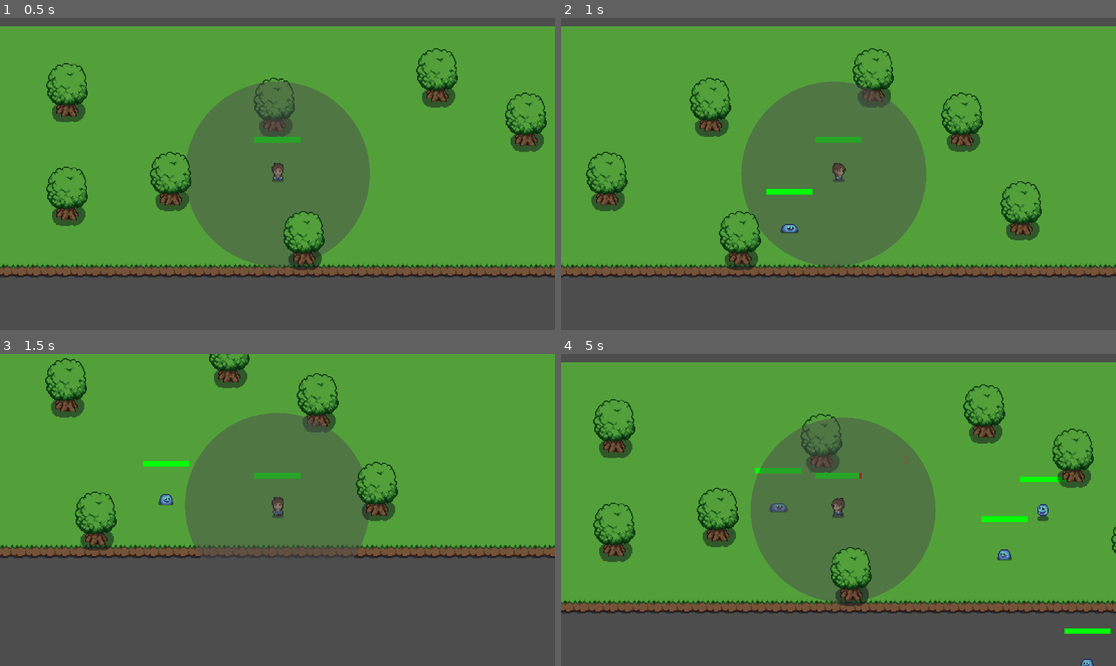
Above: before the commit, frames 1-4 (two rows, left to right).
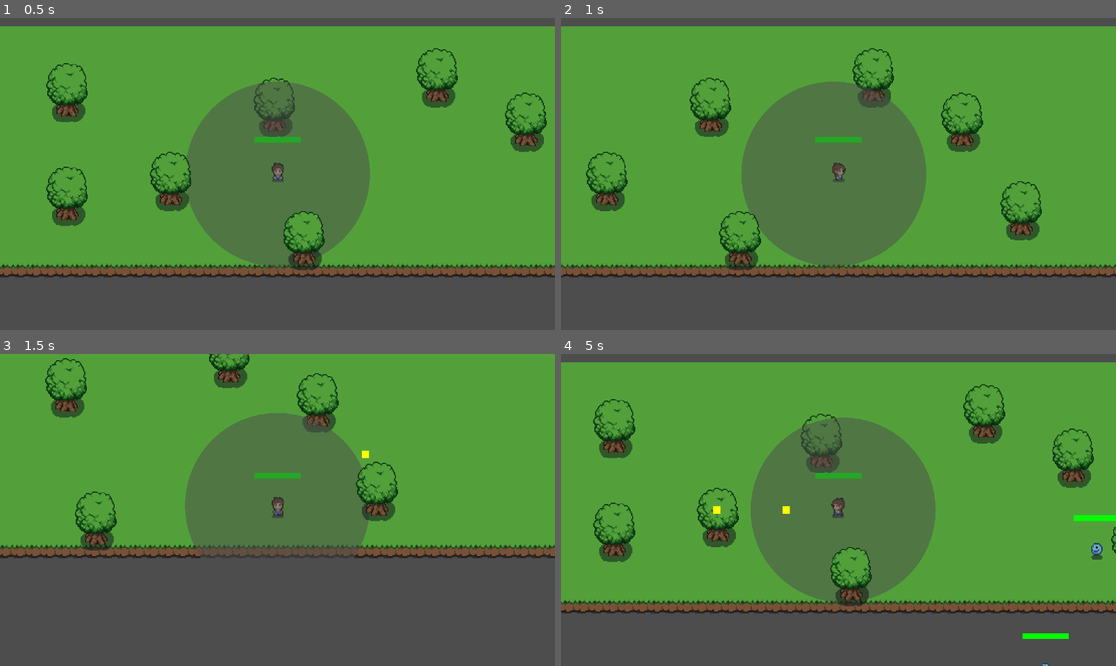
Above: after the commit, the same moments.

Repository: lujack88/survivor_game_clone
Game: Godot game, scene res://scenes/world.tscn
Same seed, same stepped clock (60 frames per second), same inputs: the game is played once before the commit and once after it.
Inputs:
- Up to frame 1 (0.5 s): no input
- Up to frame 2 (1 s): tap Enter (ui_accept) at 0.5, 0.6, 0.77 s; hold D (move_right) from 0.53 s (still down)
- Up to frame 3 (1.5 s): tap Enter (ui_accept) at 1.07, 1.35 s; release D (move_right) at 1.28 s; hold S (move_down) from 1.28 s (still down)
- Up to frame 4 (5 s): tap Enter (ui_accept) at 1.52, 1.82, 2.1, 2.85, 3.02, 3.32, 3.6, 3.77, 4.07, 4.35, 4.52, 4.82 s; release S (move_down) at 2.03 s; hold D (move_right) 2.03-2.78 s; hold W (move_up) 2.78-3.53 s; hold A (move_left) from 3.53 s (still down)

Frame 1 is identical in both runs. In frame 2, 0.3% of the frame differs, in the area x 36-46%, y 54-70%; in frame 3, 0.3%; in frame 4, 1.4%, in the area x 27-100%, y 32-100%.

Commit message:
added projectile weapon, levelling system, tweaking spawner rates

Diff:
--- a/scenes/world.tscn
+++ b/scenes/world.tscn
@@ -272,7 +272,6 @@
 
 [node name="World" type="Node2D"]
 script = ExtResource("1_qfnet")
-spawn_interval = 1.0
 
 [node name="TileMapLayer" type="TileMapLayer" parent="."]
 tile_map_data = PackedByteArray("AADm//f/AAACAAUAAADm//j/AAACAAUAAADm//n/AAACAAUAAADm//r/AAACAAUAAADm//v/AAACAAUAAADm// …(17872 unchanged characters)…
--- /dev/null
+++ b/scripts/LevelSystem.gd
@@ -0,0 +1,148 @@
+extends Node
+
+class_name LevelSystem
+
+# XP and Level properties
+@export var current_xp: int = 0
+@export var current_level: int = 1
+@export var xp_per_kill: int = 5
+
+# XP requirements - Diablo 3 style (exponential growth)
+var xp_requirements = []
+
+# XP Bar UI elements
+var xp_bar_background: ColorRect
+var xp_bar_fill: ColorRect
+var xp_bar_container: Control
+var xp_text: Label
+
+func _ready():
+	# Initialize XP requirements (Diablo 3 style)
+	initialize_xp_requirements()
+
+	# Create XP bar UI
+	create_xp_bar()
+
+func initialize_xp_requirements():
+	# Level 1: 25 XP, then exponential growth
+	# Formula: base_xp * (level^1.5) for smooth progression
+	var base_xp = 25
+	for level in range(1, 100):  # Support up to level 100
+		var required_xp = int(base_xp * pow(level, 1.5))
+		xp_requirements.append(required_xp)
+
+func get_xp_for_next_level() -> int:
+	if current_level >= xp_requirements.size():
+		return 0  # Max level reached
+	return xp_requirements[current_level - 1]
+
+func get_xp_progress() -> float:
+	var current_level_xp = get_xp_for_next_level()
+	if current_level_xp == 0:
+		return 1.0  # Max level
+
+	var previous_level_xp = 0
+	if current_level > 1:
+		previous_level_xp = xp_requirements[current_level - 2]
+
+	var xp_needed = current_level_xp - previous_level_xp
+	var xp_earned = current_xp - previous_level_xp
+
+	return float(xp_earned) / float(xp_needed)
+
+func add_xp(amount: int):
+	current_xp += amount
+	print("Gained ", amount, " XP! Total: ", current_xp)
+	update_xp_bar()
+
+	# Check for level up
+	check_level_up()
+
+func check_level_up():
+	var required_xp = get_xp_for_next_level()
+
+	while current_xp >= required_xp and required_xp > 0:
+		level_up()
+		required_xp = get_xp_for_next_level()
+
+func level_up():
+	current_level += 1
+	print("LEVEL UP! You are now level ", current_level)
+
+	# Show level up effect
+	show_level_up_effect()
+
+	# Update XP bar
+	update_xp_bar()
+
+func show_level_up_effect():
+	# Create level up text
+	var level_text = Label.new()
+	level_text.text = "LEVEL UP! " + str(current_level)
+	level_text.add_theme_font_size_override("font_size", 24)
+	level_text.modulate = Color.GOLD
+
+	# Position above player
+	var player_pos = Player.global_position_ref
+	level_text.position = player_pos + Vector2(-50, -60)
+
+	# Add to scene
+	get_tree().current_scene.add_child(level_text)
+
+	# Animate and remove after 2 seconds
+	var tween = create_tween()
+	tween.tween_property(level_text, "position", level_text.position + Vector2(0, -50), 2.0)
+	tween.tween_property(level_text, "modulate", Color.TRANSPARENT, 2.0)
+	tween.tween_callback(level_text.queue_free)
+
+func create_xp_bar():
+	# Create main container for the XP bar
+	xp_bar_container = Control.new()
+	xp_bar_container.set_anchors_and_offsets_preset(Control.PRESET_TOP_LEFT)
+	xp_bar_container.position = Vector2(-50, -60)  # Position above HP bar
+	xp_bar_container.size = Vector2(100, 8)
+	get_tree().current_scene.add_child(xp_bar_container)
+
+	# Create background (dark for unfilled XP)
+	xp_bar_background = ColorRect.new()
+	xp_bar_background.color = Color(0.2, 0.2, 0.2, 0.8)
+	xp_bar_background.size = Vector2(100, 8)
+	xp_bar_background.position = Vector2.ZERO
+	xp_bar_container.add_child(xp_bar_background)
+
+	# Create foreground (blue for current XP)
+	xp_bar_fill = ColorRect.new()
+	xp_bar_fill.color = Color(0.2, 0.6, 1.0, 0.9)
+	xp_bar_fill.size = Vector2(100, 8)
+	xp_bar_fill.position = Vector2.ZERO
+	xp_bar_container.add_child(xp_bar_fill)
+
+	# Create XP text
+	xp_text = Label.new()
+	xp_text.text = "XP: " + str(current_xp) + " / " + str(get_xp_for_next_level())
+	xp_text.position = Vector2(-50, -75)
+	xp_text.add_theme_font_size_override("font_size", 12)
+	xp_text.modulate = Color.WHITE
+	get_tree().current_scene.add_child(xp_text)
+
+func update_xp_bar():
+	if not xp_bar_fill or not xp_text:
+		return
+
+	# Update XP bar fill
+	var progress = get_xp_progress()
+	xp_bar_fill.size.x = 100 * progress
+
+	# Update XP text
+	var next_level_xp = get_xp_for_next_level()
+	if next_level_xp == 0:
+		xp_text.text = "XP: " + str(current_xp) + " (MAX LEVEL)"
+	else:
+		xp_text.text = "XP: " + str(current_xp) + " / " + str(next_level_xp)
+
+func update_xp_bar_position():
+	# Keep XP bar above player
+	if xp_bar_container and xp_text:
+		var player_pos = Player.global_position_ref
+		xp_bar_container.position = player_pos + Vector2(-50, -60)
+		xp_text.position = player_pos + Vector2(-50, -75)
--- a/scripts/entityspawner.gd
+++ b/scripts/entityspawner.gd
@@ -3,31 +3,70 @@
 class_name EntitySpawner
 
 @export var entity_configs: Array[EntityConfig] = []
-@export var spawn_interval: float = 2.0
+@export var initial_spawn_interval: float = 2.0  # Starting spawn rate
 @export var max_entities: int = 10
 @export var spawn_radius: float = 100.0
 
+# ===== EXPONENTIAL SPAWN RATE CONFIGURATION =====
+# Adjust these values to change the spawn rate progression
+@export var spawn_acceleration_factor: float = 0.2  # Lower = faster acceleration (0.1 = very fast, 0.9 = slow)
+@export var minimum_spawn_interval: float = 0.01  # Fastest possible spawn rate
+@export var spawn_rate_update_interval: float = 10.0  # How often to update spawn rate (seconds)
+# ================================================
+
 var current_entities: int = 0
 var spawn_timer: Timer
+var spawn_rate_timer: Timer
+var current_spawn_interval: float
+var game_time: float = 0.0
 
 func _ready():
+	# Initialize current spawn interval
+	current_spawn_interval = initial_spawn_interval
+
+	print("DEBUG: EntitySpawner initializing...")
+	print("DEBUG: entity_configs.size() = ", entity_configs.size())
+	print("DEBUG: max_entities = ", max_entities)
+	print("DEBUG: initial_spawn_interval = ", initial_spawn_interval)
+	print("DEBUG: spawn_acceleration_factor = ", spawn_acceleration_factor)
+	print("DEBUG: minimum_spawn_interval = ", minimum_spawn_interval)
+
+	# Create and configure the spawn timer
 	spawn_timer = Timer.new()
-	spawn_timer.wait_time = spawn_interval
+	spawn_timer.wait_time = current_spawn_interval
 	spawn_timer.timeout.connect(_on_spawn_timer_timeout)
 	spawn_timer.autostart = true
 	add_child(spawn_timer)
 
+	# Create timer to update spawn rate periodically
+	spawn_rate_timer = Timer.new()
+	spawn_rate_timer.wait_time = spawn_rate_update_interval
+	spawn_rate_timer.timeout.connect(_on_spawn_rate_update)
+	spawn_rate_timer.autostart = true
+	add_child(spawn_rate_timer)
+
+	print("EntitySpawner initialized - Initial spawn rate: ", current_spawn_interval, " seconds")
+
+func _process(delta):
+	# Track game time for spawn rate calculations
+	game_time += delta
+
 func _on_spawn_timer_timeout():
+	print("DEBUG: Spawn timer triggered! Current entities: ", current_entities, " Max: ", max_entities, " Configs: ", entity_configs.size())
 	if current_entities < max_entities and entity_configs.size() > 0:
 		spawn_entity()
+	else:
+		print("DEBUG: Not spawning - entities at max or no configs")
 
 func spawn_entity():
 	if entity_configs.is_empty():
+		print("DEBUG: No entity configs available!")
 		return
 
 	# Pick random entity config
 	var random_config = entity_configs[randi() % entity_configs.size()]
 	if not random_config or not random_config.entity_scene:
+		print("DEBUG: Invalid entity config!")
 		return
 
 	# Instance the entity
@@ -43,6 +82,8 @@
 	get_parent().add_child(entity)
 	current_entities += 1
 
+	print("DEBUG: Spawned entity! Total entities: ", current_entities)
+
 	# Connect death signal if it exists
 	if entity.has_signal("died"):
 		entity.died.connect(_on_entity_died)
@@ -50,3 +91,55 @@
 func _on_entity_died():
 	current_entities -= 1
 	current_entities = max(0, current_entities)
+
+func _on_spawn_rate_update():
+	# ===== EXPONENTIAL SPAWN RATE CALCULATION =====
+	# This is where the magic happens - adjust the formula to change progression
+	var time_factor = game_time / 60.0  # Convert to minutes for easier tweaking
+	var new_spawn_interval = initial_spawn_interval * pow(spawn_acceleration_factor, time_factor)
+
+	# Ensure we don't go below minimum spawn rate
+	new_spawn_interval = max(new_spawn_interval, minimum_spawn_interval)
+
+	print("DEBUG: time_factor=", time_factor, " new_interval=", new_spawn_interval, " current_interval=", current_spawn_interval)
+
+	# Update the spawn timer if rate has changed significantly
+	if abs(new_spawn_interval - current_spawn_interval) > 0.01:
+		current_spawn_interval = new_spawn_interval
+		spawn_timer.wait_time = current_spawn_interval
+		spawn_timer.start()  # Restart the timer with new interval
+		print("EntitySpawner rate updated! New interval: ", current_spawn_interval, " seconds (Game time: ", int(game_time), "s)")
+		print("DEBUG: Spawns per minute: ", 60.0 / current_spawn_interval)
+
+# ===== DEBUG/UTILITY FUNCTIONS =====
+# Call these functions to check current spawn rate or reset it
+func get_current_spawn_rate() -> float:
+	return current_spawn_interval
+
+func get_spawns_per_minute() -> float:
+	return 60.0 / current_spawn_interval
+
+func reset_spawn_rate():
+	"""Reset spawn rate to initial value - useful for testing"""
+	current_spawn_interval = initial_spawn_interval
+	spawn_timer.wait_time = current_spawn_interval
+	spawn_timer.start()  # Restart timer
+	game_time = 0.0
+	print("EntitySpawner rate reset to initial value: ", current_spawn_interval, " seconds")
+
+func debug_spawn_calculation():
+	"""Debug function to test spawn rate calculation"""
+	print("=== SPAWN RATE DEBUG ===")
+	print("Game time: ", game_time, " seconds")
+	print("Time factor: ", game_time / 60.0)
+	print("Initial interval: ", initial_spawn_interval)
+	print("Acceleration factor: ", spawn_acceleration_factor)
+
+	var time_factor = game_time / 60.0
+	var calculated_interval = initial_spawn_interval * pow(spawn_acceleration_factor, time_factor)
+	var final_interval = max(calculated_interval, minimum_spawn_interval)
+
+	print("Calculated interval: ", calculated_interval)
+	print("Final interval (with min cap): ", final_interval)
+	print("Spawns per minute: ", 60.0 / final_interval)
+	print("========================")
--- a/scripts/player.gd
+++ b/scripts/player.gd
@@ -22,19 +22,38 @@
 var hp_bar_fill: ColorRect
 var hp_bar_container: Control
 
+# Level System
+var level_system: LevelSystem
+
 # Damage radius visualization
 var damage_radius_circle: Control
 
 # Player state
 var last_direction := Vector2.DOWN  # Default facing down
 
+# Function to get last direction for weapons
+func get_last_direction() -> Vector2:
+	return last_direction
+
+func give_xp(amount: int):
+	if level_system:
+		level_system.add_xp(amount)
+
 # Damage tracking for enemies
 var damaged_enemies = {}  # Dictionary to track damage timers for each enemy
 
 func _ready() -> void:
+	# Add player to group for weapons to find
+	add_to_group("player")
+
 	create_hp_bar()
 	update_hp_bar()
 	#create_damage_radius_circle()
+
+	# Create level system
+	level_system = LevelSystem.new()
+	add_child(level_system)
+
 	# Setup animation
 	if animated_sprite:
 		animated_sprite.play()
@@ -43,10 +62,19 @@
 	garlic_weapon.set_script(load("res://scripts/garlic.gd"))
 	add_child(garlic_weapon)
 
+	# Create and add projectile weapon
+	var projectile_weapon = Node2D.new()
+	projectile_weapon.set_script(load("res://scripts/projectile_weapon.gd"))
+	add_child(projectile_weapon)
+
 
 func _physics_process(_delta: float) -> void:
 	# Update global position reference for other entities
 	global_position_ref = global_position
+
+	# Update XP bar position
+	if level_system:
+		level_system.update_xp_bar_position()
 
 	# Get input vector
 	var input_vector := Vector2(
--- /dev/null
+++ b/scripts/projectile.gd
@@ -0,0 +1,89 @@
+extends CharacterBody2D
+
+class_name Projectile
+
+# Projectile properties
+@export var speed: float = 400.0
+@export var damage: float = 15.0
+@export var lifetime: float = 3.0
+
+var direction: Vector2
+var damage_text_scene = preload("res://scripts/damagetext.gd")
+
+func _ready():
+	# Set up collision detection
+	collision_layer = 0  # Projectile doesn't collide with anything
+	collision_mask = 2   # Detect enemies (layer 1)
+
+	# Create visual representation
+	create_visual()
+
+	# Auto-destroy after lifetime
+	var timer = Timer.new()
+	timer.wait_time = lifetime
+	timer.one_shot = true
+	timer.timeout.connect(_on_lifetime_timeout)
+	add_child(timer)
+	timer.start()
+
+func create_visual():
+	# Create a simple colored circle to represent the projectile
+	var circle = ColorRect.new()
+	circle.size = Vector2(8, 8)
+	circle.position = Vector2(-4, -4)  # Center the circle
+	circle.color = Color.YELLOW
+	add_child(circle)
+
+	# Create collision shape for the projectile
+	var collision_shape = CollisionShape2D.new()
+	var circle_shape = CircleShape2D.new()
+	circle_shape.radius = 4  # Small collision area
+	collision_shape.shape = circle_shape
+	add_child(collision_shape)
+
+func _physics_process(delta):
+	# Move in the set direction
+	velocity = direction * speed
+	move_and_slide()
+
+	# Check for collisions with enemies
+	var collision_count = get_slide_collision_count()
+	if collision_count > 0:
+		print("Projectile collision detected! Count: ", collision_count)
+
+		for i in collision_count:
+			var collision = get_slide_collision(i)
+			var body = collision.get_collider()
+			print("Collided with: ", body.name, " - has take_damage: ", body.has_method("take_damage"))
+
+			# Check if it's an enemy (has take_damage function)
+			if body.has_method("take_damage"):
+				print("Projectile hit: ", body.name, " - dealing ", damage, " damage")
+				# Deal damage (convert to int for slime compatibility)
+				body.take_damage(int(damage))
+
+				# Show damage text
+				show_damage_text(damage)
+
+				# Destroy projectile
+				queue_free()
+				return
+
+func setup_projectile(start_position: Vector2, shoot_direction: Vector2):
+	global_position = start_position
+	direction = shoot_direction.normalized()
+
+	# Rotate projectile to face direction
+	rotation = direction.angle()
+
+	print("Projectile created at: ", start_position, " direction: ", direction)
+
+func show_damage_text(damage_amount: float):
+	var damage_text = Label.new()
+	damage_text.set_script(damage_text_scene)
+	get_parent().add_child(damage_text)
+	var text_position = global_position + Vector2(randf_range(-10, 10), -20)
+	damage_text.setup_damage_text(int(damage_amount), text_position, Color.YELLOW)
+
+func _on_lifetime_timeout():
+	queue_free()
--- /dev/null
+++ b/scripts/projectile_weapon.gd
@@ -0,0 +1,63 @@
+extends Node2D
+
+# Weapon properties
+@export var damage: float = 15.0
+@export var cooldown: float = 0.5
+@export var projectile_speed: float = 400.0
+
+# Internal variables
+var fire_timer: Timer
+var can_fire = true
+
+func _ready():
+	# Create fire timer
+	fire_timer = Timer.new()
+	fire_timer.wait_time = cooldown
+	fire_timer.timeout.connect(_on_fire_timer_timeout)
+	add_child(fire_timer)
+
+func _process(_delta):
+	# Check for fire input (spacebar)
+	if Input.is_action_just_pressed("ui_accept") and can_fire:
+		fire_projectile()
+
+func fire_projectile():
+	if not can_fire:
+		return
+
+	print("Firing projectile!")
+
+	# Get player's position and direction
+	var player_pos = Player.global_position_ref
+	var player_direction = get_player_direction()
+
+	print("Player pos: ", player_pos, " direction: ", player_direction)
+
+	# Create projectile
+	var projectile_scene = preload("res://scripts/projectile.gd")
+	var projectile = CharacterBody2D.new()
+	projectile.set_script(projectile_scene)
+
+	# Add to scene
+	get_tree().current_scene.add_child(projectile)
+
+	# Setup projectile
+	projectile.setup_projectile(player_pos, player_direction)
+	projectile.damage = damage
+	projectile.speed = projectile_speed
+
+	# Start cooldown
+	can_fire = false
+	fire_timer.start()
+
+func get_player_direction() -> Vector2:
+	# Get the player's last direction from the player script
+	var player = get_tree().get_first_node_in_group("player")
+	if player and player.has_method("get_last_direction"):
+		return player.get_last_direction()
+
+	# Fallback: use static reference or default direction
+	return Vector2.DOWN
+
+func _on_fire_timer_timeout():
+	can_fire = true
--- a/scripts/slime.gd
+++ b/scripts/slime.gd
@@ -117,6 +117,11 @@
 func die():
 	print("Slime died!")
 
+	# Give XP to player
+	var player = get_tree().get_first_node_in_group("player")
+	if player and player.has_method("give_xp"):
+		player.give_xp(5)  # 5 XP per slime kill
+
 	# Optional: Drop items, play death animation, etc.
 	# $AnimationPlayer.play("death")  # if you have death animation
 	# spawn_loot()  # if you want to drop items
Not shown, added: scripts/LevelSystem.gd.uid
Not shown, added: scripts/projectile.gd.uid
Not shown, added: scripts/projectile_weapon.gd.uid
